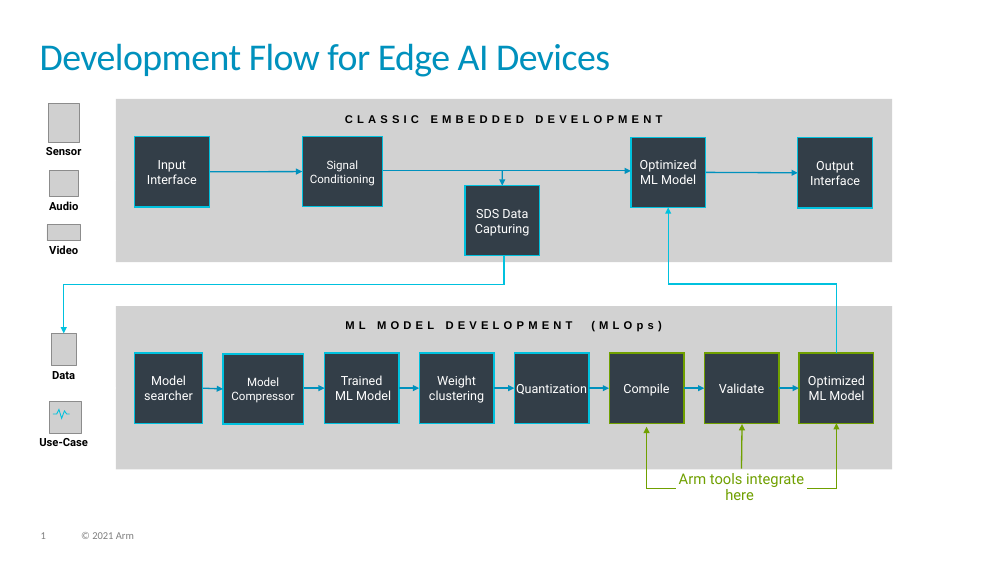
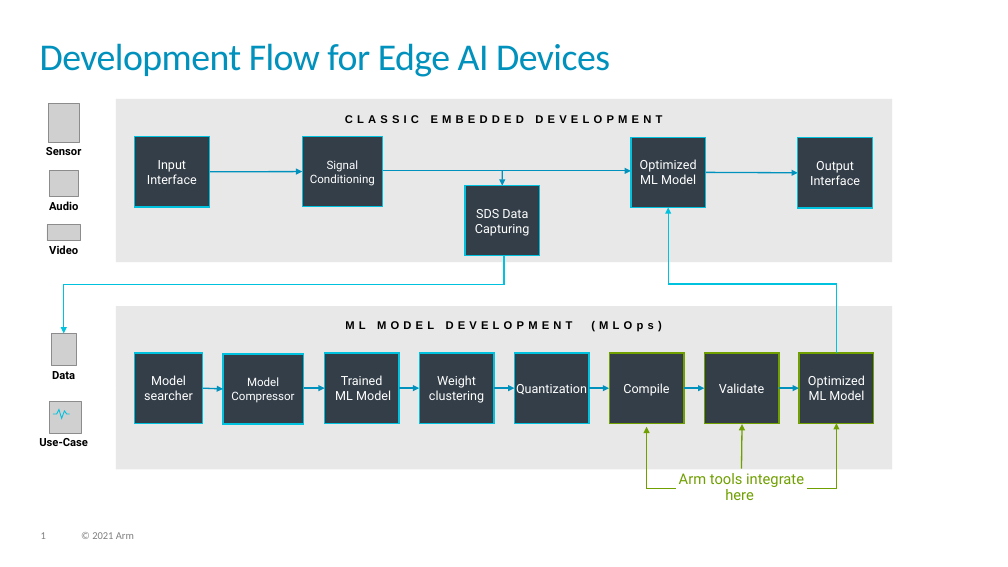
Before and after one commit to ARM-software/SDS-Framework, a slide deck: slide 1 of documentation/images/overview.pptx. Drawn at 1008x567 pixels with LibreOffice and Linux fonts; fonts in the diff are those of the drawing; grey boxes stand for pictures. Boxes give left, top, right and bottom in pixels: in the first picture for what was removed or moved away, otherwise in the second. Text is boxed around its words. In the diff, an @@ line names an element or a change of style, - is before the commit and + after.

```diff
--- a/documentation/images/overview.pptx
+++ b/documentation/images/overview.pptx
@@ rectangle at <box>116,99,892,262</box>: fill #808080 at 35% opacity to #BFBFBF at 35% opacity @@
@@ rectangle at <box>116,306,892,470</box>: fill #808080 at 35% opacity to #BFBFBF at 35% opacity @@
```
Also in this commit, not shown: 3 other slides changed, 8 other files.
